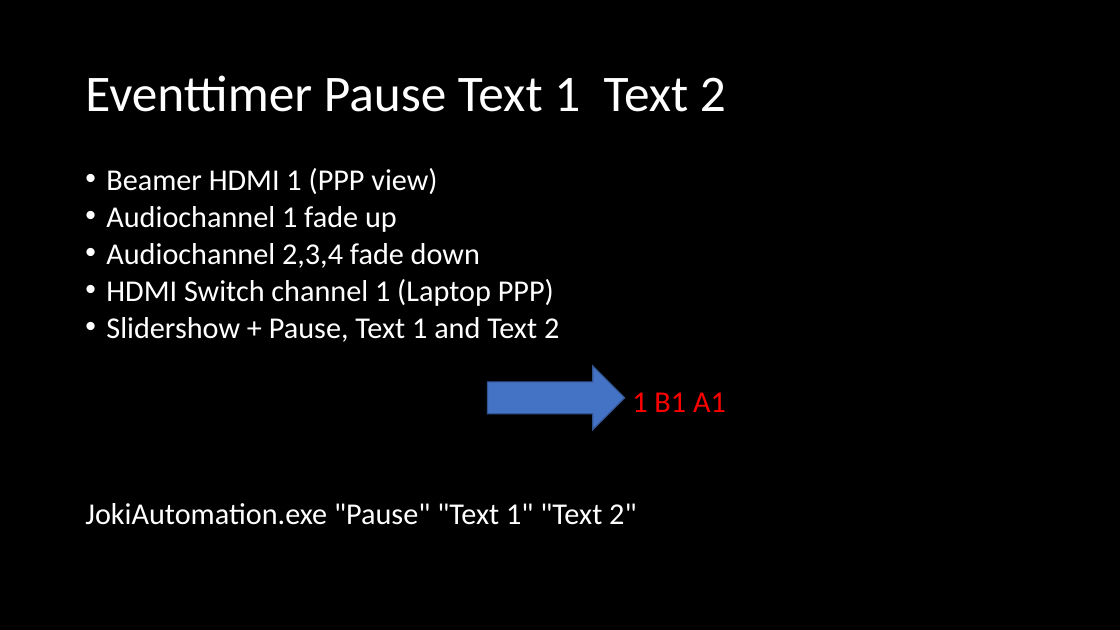
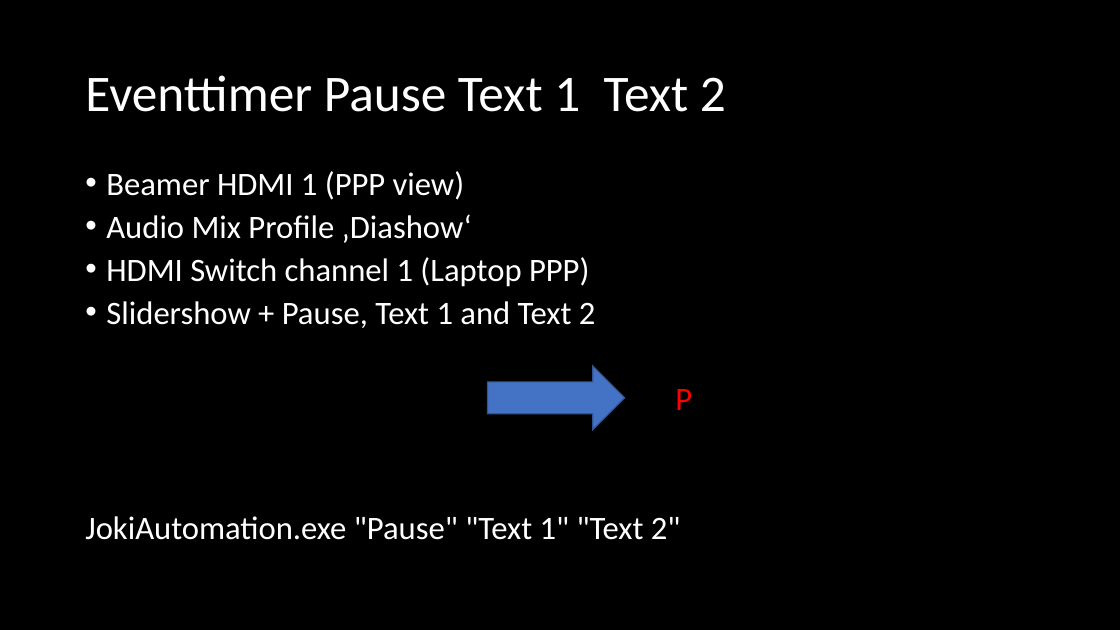
Before and after one commit to Geierwally-xD/JokiAutomation, a slide deck: slide 2 of docu/JoKiAutomationTemplate.pptx. Drawn at 1120x630 pixels with LibreOffice and Linux fonts; fonts in the diff are those of the drawing. Boxes give left, top, right and bottom in pixels: in the first picture for what was removed or moved away, otherwise in the second. Text is boxed around its words. In the diff, an @@ line names an element or a change of style, - is before the commit and + after.

Commit message:
Version V1001 overworked audio control, backup recorder included

```diff
--- a/docu/JoKiAutomationTemplate.pptx
+++ b/docu/JoKiAutomationTemplate.pptx
@@ text at box(85, 171, 681, 540): size 25.9 to 28 pt in "Beamer HDMI 1 (PPP view)", "HDMI Switch channel 1 (Laptop PPP)", "Slidershow + Pause, Text 1 and Text ...", "JokiAutomation.exe "Pause" "Text 1" "Text 2""; line spacing 0.7 to 0.8 @@
@@ text at box(106, 214, 472, 243): text changed; size 25.9 to 28 pt @@
-• Audiochannel 1 fade up
-• Audiochannel 2,3,4 fade down
+• Audio Mix Profile ‚Diashow‘
@@ text at box(675, 389, 692, 410): text changed; size 25.9 to 28 pt @@
-1 B1 A1
+P
```
Also in this commit, not shown: 10 other slides changed, 1 slide added, 3 slides removed, 10 other files.
